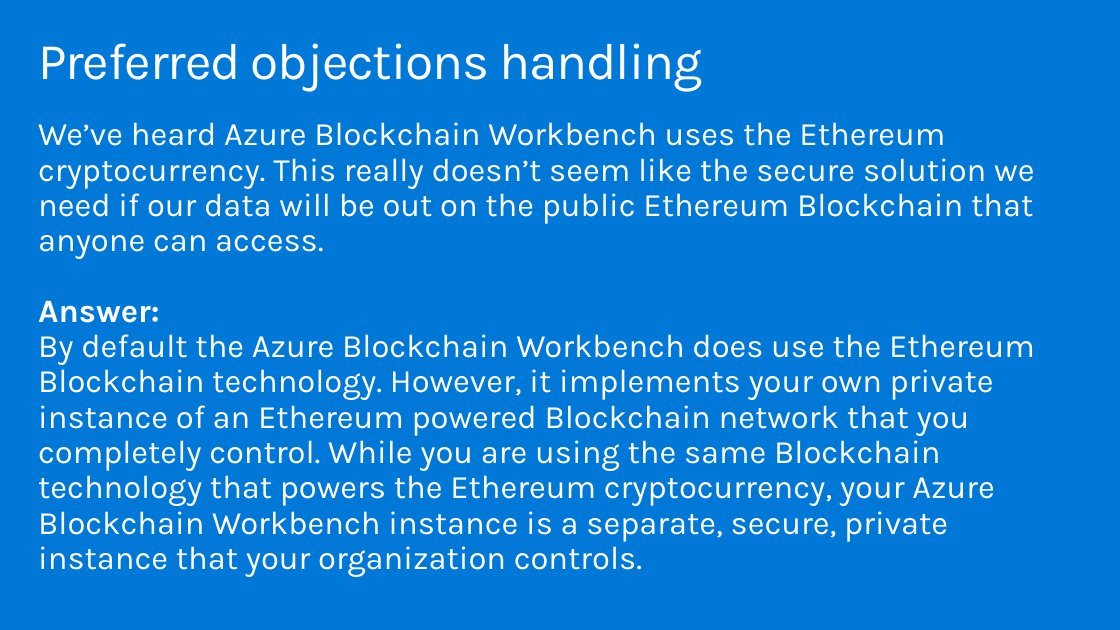
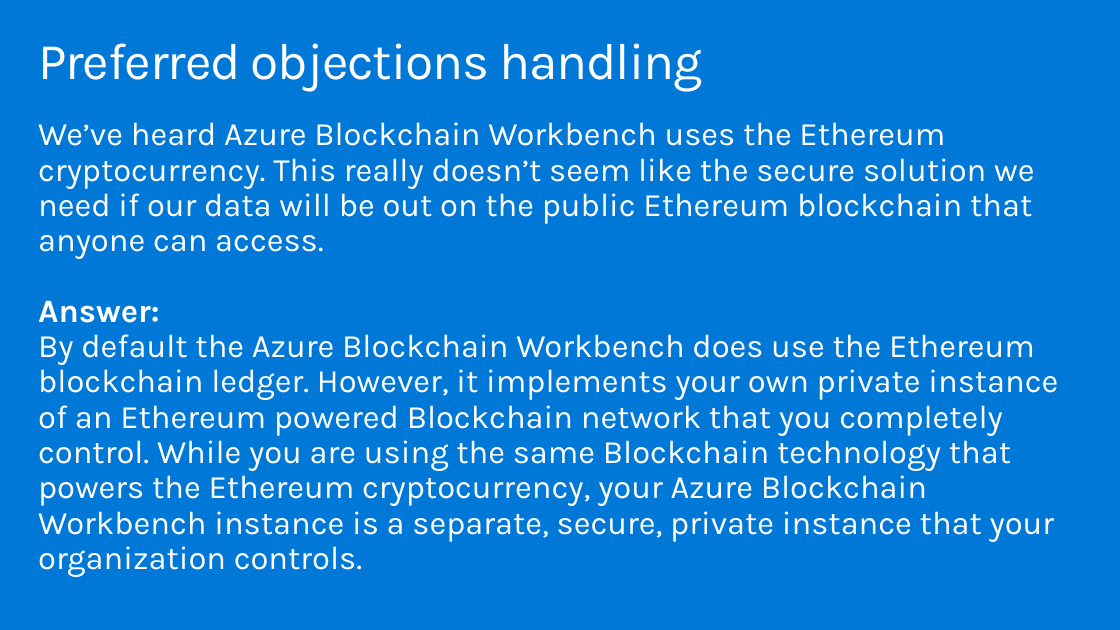
Before and after one commit to Microsoft/MCW-Azure-Blockchain, a slide deck: slide 24 of Whiteboard design session/WDS trainer presentation - Azure Blockchain.pptx. Drawn at 1120x630 pixels with LibreOffice and Linux fonts; fonts in the diff are those of the drawing. Boxes give left, top, right and bottom in pixels: in the first picture for what was removed or moved away, otherwise in the second. Text is boxed around its words. In the diff, an @@ line names an element or a change of style, - is before the commit and + after.

```diff
--- a/Whiteboard design session/WDS trainer presentation - Azure Blockchain.pptx
+++ b/Whiteboard design session/WDS trainer presentation - Azure Blockchain.pptx
@@ text at <box>38,122,1058,577</box>: text changed @@
-We’ve heard Azure Blockchain Workbench uses the Ethereum cryptocurrency. This really doesn’t seem like the secure solution we need if our data will be out on the public Ethereum Blockchain that anyone can access.
-Answer:
-By default the Azure Blockchain Workbench does use the Ethereum Blockchain technology. However, it implements your own private instance of an Ethereum powered Blockchain network that you completely control. While you are using the same Blockchain technology that powers the Ethereum cryptocurrency, your Azure Blockchain Workbench instance is a separate, secure, private instance that your organization controls.
+We’ve heard Azure Blockchain Workbench uses the Ethereum cryptocurrency. This really doesn’t seem like the secure solution we need if our data will be out on the public Ethereum blockchain that anyone can access.
+Answer:
+By default the Azure Blockchain Workbench does use the Ethereum blockchain ledger. However, it implements your own private instance of an Ethereum powered Blockchain network that you completely control. While you are using the same Blockchain technology that powers the Ethereum cryptocurrency, your Azure Blockchain Workbench instance is a separate, secure, private instance that your organization controls.
```
Also in this commit, not shown: 4 other slides changed, 2 other files.
